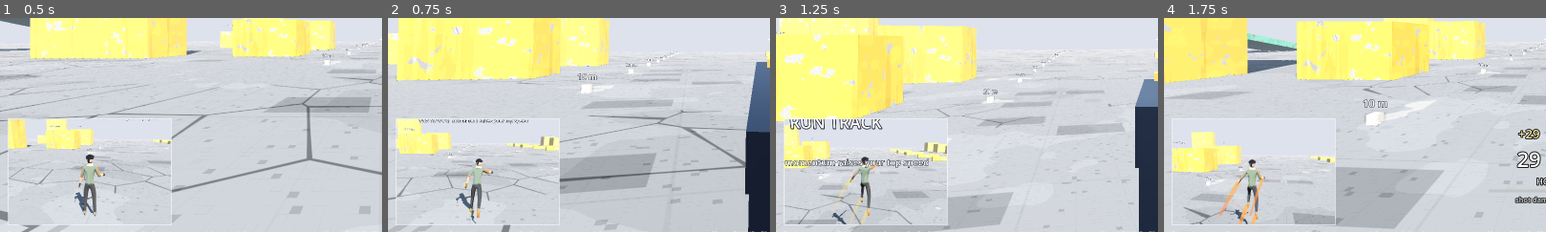
Above: before the commit, frames 1-4 (left to right).
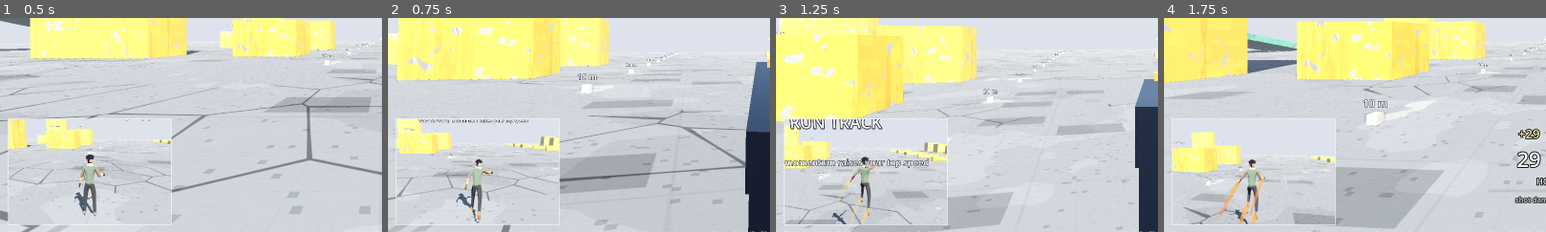
Above: after the commit, the same moments.

Repository: daxtinenichols/trickshot
Game: Godot game, scene res://levels/sandbox.tscn
Same seed, same stepped clock (60 frames per second), same inputs: the game is played once before the commit and once after it.
Inputs (mouse positions are % of the whole screen's width and height, from its top left):
- Up to frame 1 (0.5 s): no input
- Up to frame 2 (0.75 s): tap Enter at 0.5 s; move the mouse to (55, 49) at 0.52 s; hold W (move_forward) from 0.53 s (still down); hold Right mouse button (aim) from 0.53 s (still down); click (55, 49) at 0.67 s
- Up to frame 3 (1.25 s): keep holding W (move_forward); keep holding Right mouse button (aim); tap Space (jump) at 0.77 s
- Up to frame 4 (1.75 s): keep holding W (move_forward); move the mouse to (45, 50) at 1.27 s; release Right mouse button (aim) at 1.28 s; tap Shift (boost) at 1.35 s; tap Space (jump) at 1.52 s
The pictures show only the part of the screen within x 0-50%, y 45-95%; the shares and areas given below are measured in that part.

Frame 1 is identical in both runs. In frame 2, 0.4% of the frame differs, in the area x 17-28%, y 65-96%; in frame 3, less than 0.1%; in frame 4, less than 0.1%.

Commit message:
Lean into speed with the upper body so the feet stay planted
Fixes the grounded-feet test that ecef8dd broke by pitching the whole body.

Co-Authored-By: Claude Opus 5.5 (1M context) <noreply@anthropic.com>
Claude-Session: https://claude.ai/code/session_018cF8eSzfRZvcDTitFo28sA

Diff:
--- a/art/characters/runner/runner_body.gd
+++ b/art/characters/runner/runner_body.gd
@@ -75,6 +75,7 @@
 var _fire_raise := 0.0
 var _prev_speed := 0.0
 var _accel := 0.0
+var _drive := 0.0
 var _recoil := 0.0
 var _turn_lean := 0.0
 var _wall_side := 1.0
@@ -409,7 +410,7 @@
 func _add_lean(pose: Dictionary) -> void:
 	var bend := deg_to_rad(14.0) * player.lean * (1.0 - _tuck)
 	for bone: String in ["Spine", "Chest"]:
-		pose[bone] = Quaternion(Vector3.BACK, bend) * pose.get(bone, Quaternion.IDENTITY)
+		pose[bone] = Quaternion(Vector3.RIGHT, _drive * 0.5) * Quaternion(Vector3.BACK, bend) * pose.get(bone, Quaternion.IDENTITY)
 
 
 func _to_quat(bone: String, e: Vector3) -> Quaternion:
@@ -483,11 +484,11 @@
 		pivot = Vector3(0, 0.5, 0)
 	var lie := weight("prone") + weight("dive") * 0.9
 	pitch += deg_to_rad(88.0) * lie
-	# Runners lean into speed, more while speeding up, upright when braking.
+	# Runners lean into speed, more while speeding up, upright when braking
+	# (applied to the upper body in _add_lean so the feet stay planted).
 	_accel = lerpf(_accel, (speed - _prev_speed) / maxf(delta, 0.001), 1.0 - exp(-6.0 * delta))
 	_prev_speed = speed
-	var drive := deg_to_rad(9.0) * clampf(speed / 12.0, 0.0, 1.0) + clampf(_accel * 0.01, -0.14, 0.12)
-	pitch += drive * weight("run")
+	_drive = (deg_to_rad(10.0) * clampf(speed / 12.0, 0.0, 1.0) + clampf(_accel * 0.01, -0.14, 0.12)) * weight("run")
 	offset += Vector3(0, 0.15, -0.85) * lie
 	_root_pitch = lerp_angle(_root_pitch, pitch, 1.0 - exp(-30.0 * delta))
 	_root_roll = lerp_angle(_root_roll, roll, 1.0 - exp(-(30.0 if player.state == Player.State.AIR else 12.0) * delta))
